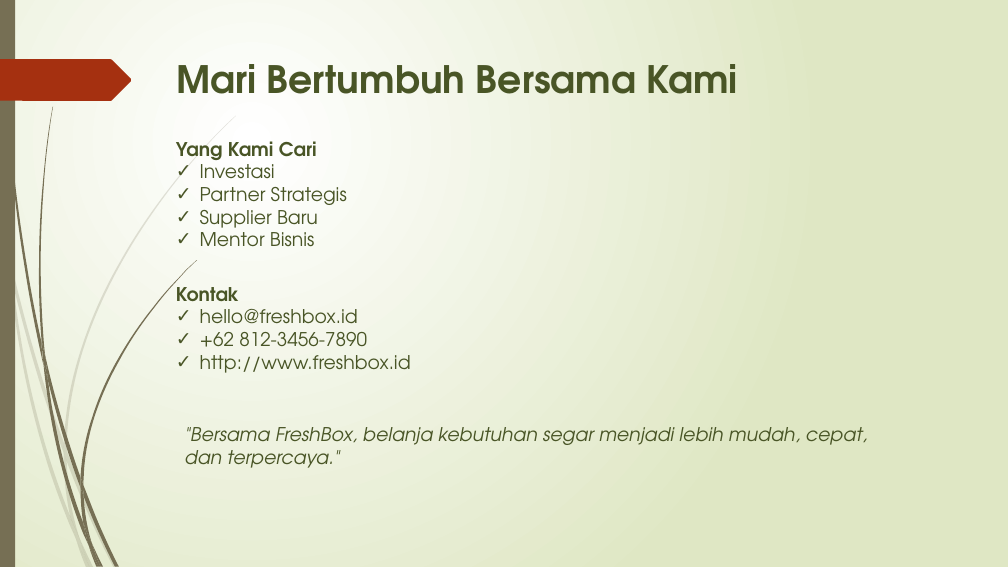
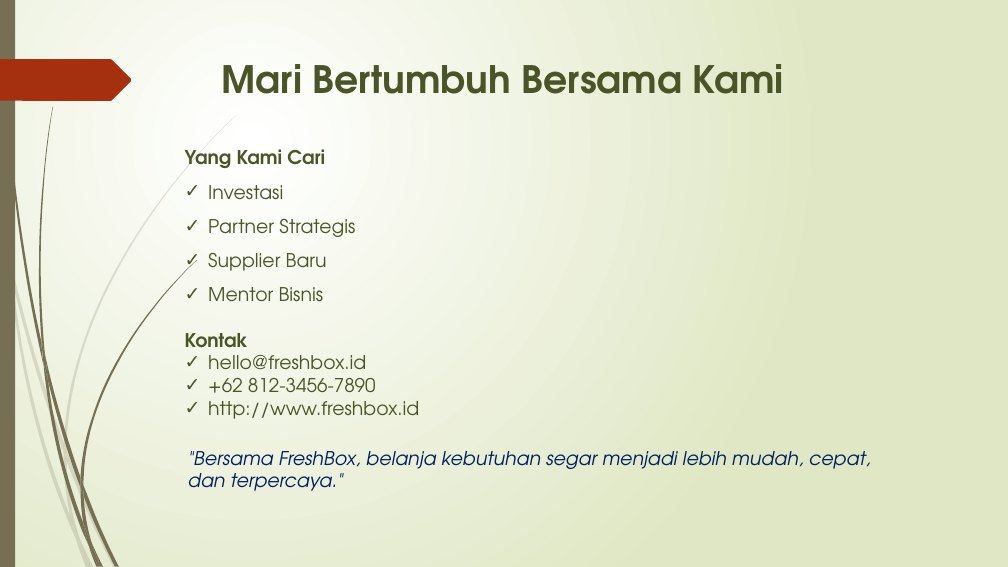
Before and after one commit to onysu/kursus, a slide deck: slide 7 of assets/files/Business-Pitch-Deck-7-Slide.pptx. Drawn at 1008x567 pixels with LibreOffice and Linux fonts; fonts in the diff are those of the drawing. Boxes give left, top, right and bottom in pixels: in the first picture for what was removed or moved away, otherwise in the second. Text is boxed around its words. In the diff, an @@ line names an element or a change of style, - is before the commit and + after.

```diff
--- a/assets/files/Business-Pitch-Deck-7-Slide.pptx
+++ b/assets/files/Business-Pitch-Deck-7-Slide.pptx
@@ title "Mari Bertumbuh Bersama Kami": place and size @@
-title "Mari Bertumbuh Bersama Kami" at <box>176,64,738,94</box>
+title "Mari Bertumbuh Bersama Kami" at <box>222,64,784,94</box>
@@ text "Yang Kami Cari": place and size @@
-text "Yang Kami Cari" at <box>176,141,347,247</box>
+text "Yang Kami Cari" at <box>185,149,355,302</box>
@@ text "Yang Kami Cari" at <box>185,149,355,302</box>: line spacing 1 to 1.5 @@
@@ text "Kontak" rewrapped from <box>176,280,411,373</box> to <box>185,333,419,419</box> @@
@@ text ""Bersama FreshBox, belanja kebutuhan segar ...": place and size @@
-text ""Bersama FreshBox, belanja kebutuhan segar ..." at <box>185,427,868,468</box>
+text ""Bersama FreshBox, belanja kebutuhan segar ..." at <box>188,451,871,491</box>
@@ text ""Bersama FreshBox, belanja kebutuhan segar ..." at <box>188,451,871,491</box>: text colour #495526 to #002060 @@
```
Also in this commit, not shown: 2 other slides changed, 7 other files.
